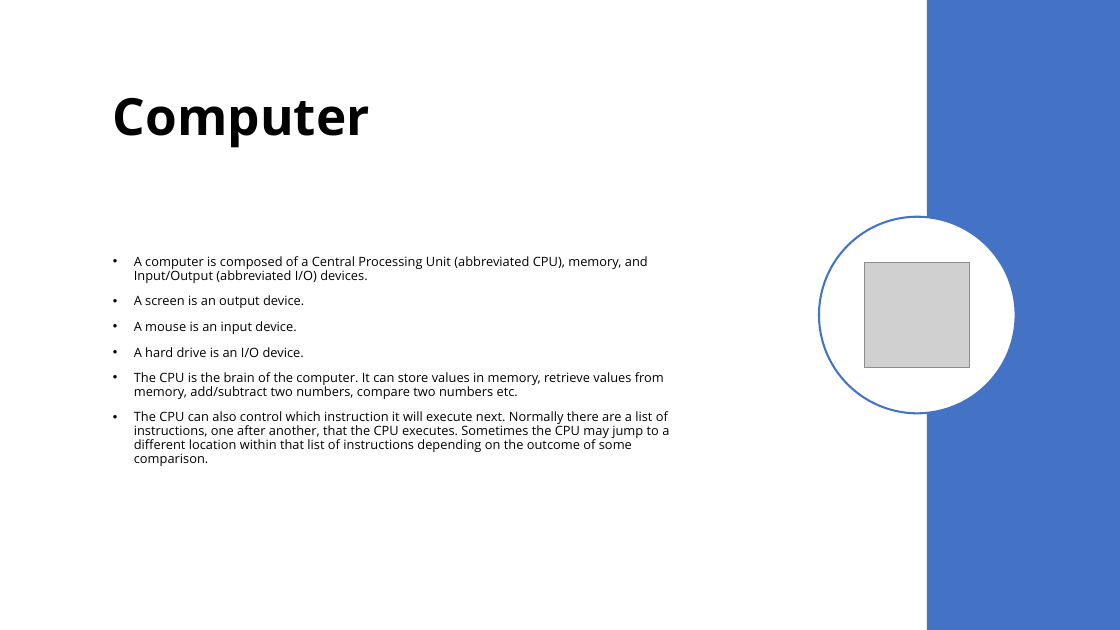
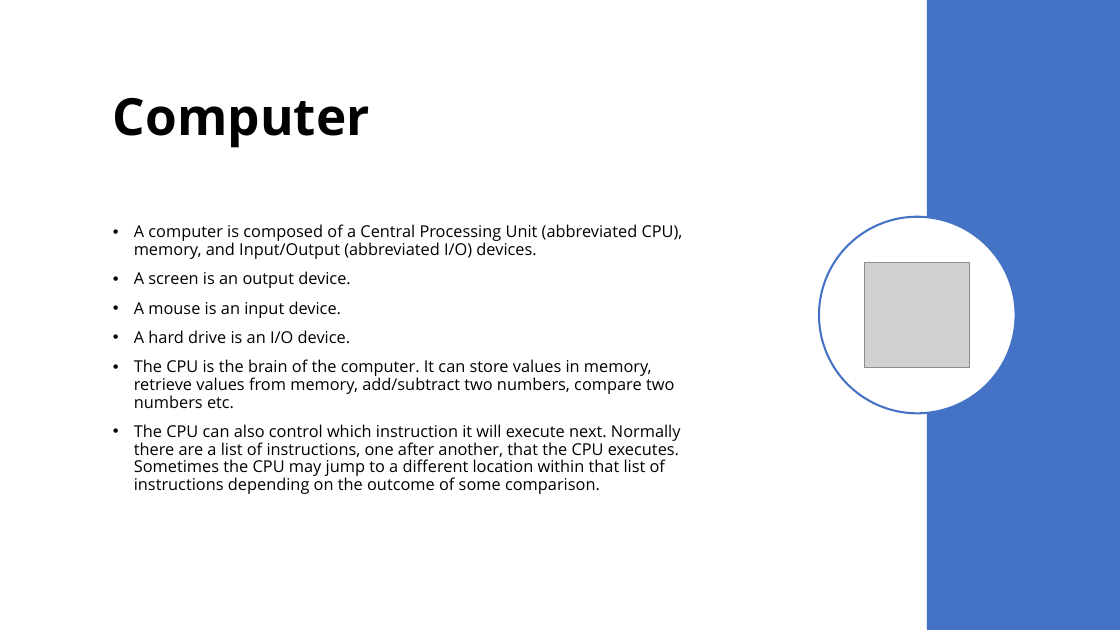
Before and after one commit to saritmaitra/Python-Fundamentals, a slide deck: slide 7 of ppt/Python.pptx (slide 6 before the commit). Drawn at 1120x630 pixels with LibreOffice and Linux fonts; fonts in the diff are those of the drawing; grey boxes stand for pictures. Boxes give left, top, right and bottom in pixels: in the first picture for what was removed or moved away, otherwise in the second. Text is boxed around its words. In the diff, an @@ line names an element or a change of style, - is before the commit and + after.

```diff
--- a/ppt/Python.pptx
+++ b/ppt/Python.pptx
@@ text "A computer is composed of ..." at [134, 224, 683, 494]: size 11 to 14 pt @@
```
Also in this commit, not shown: 2 other slides changed, 3 slides added.
